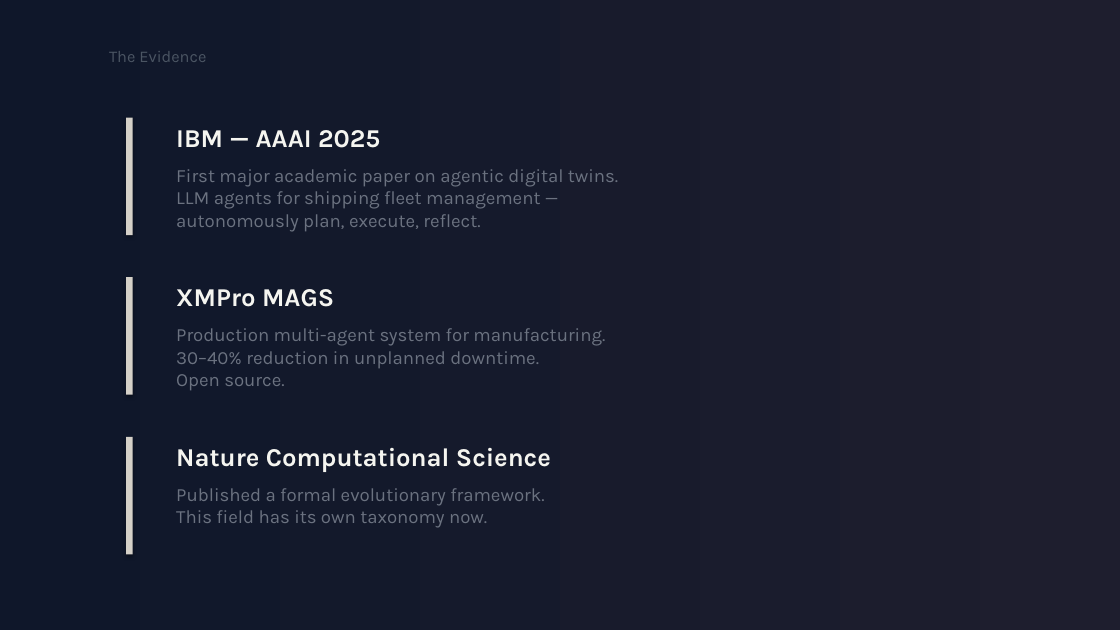
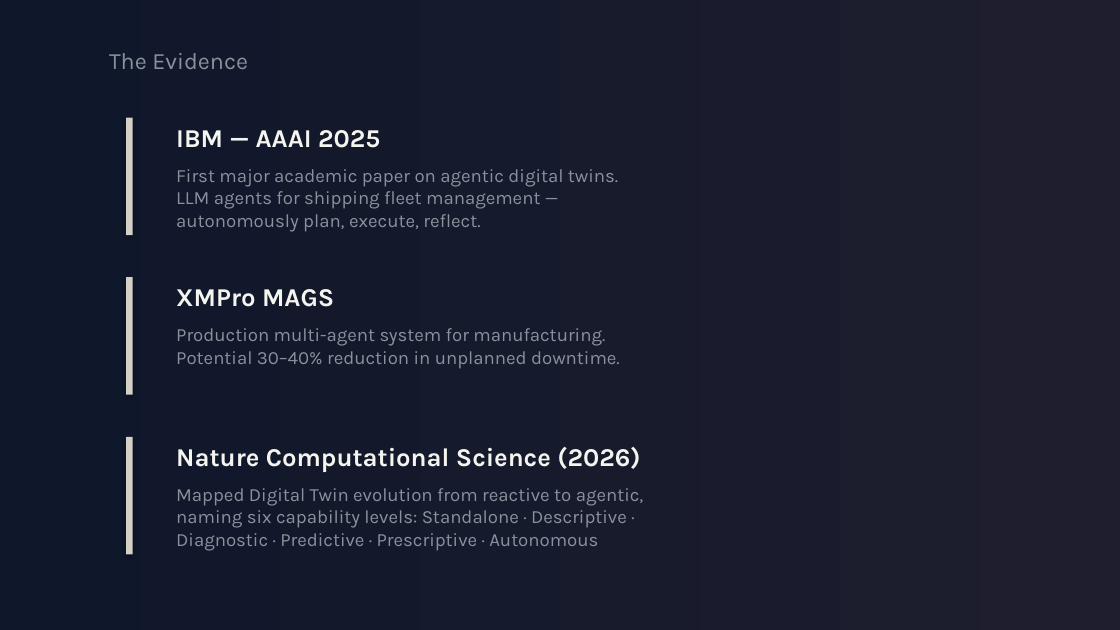
Before and after one commit to Anthony50102/MicroUSPresentation, a slide deck: slide 14 of presentation/presentation-v4-gradient-noir.pptx (slide 13 before the commit). Drawn at 1120x630 pixels with LibreOffice and Linux fonts; fonts in the diff are those of the drawing. Boxes give left, top, right and bottom in pixels: in the first picture for what was removed or moved away, otherwise in the second. Text is boxed around its words. In the diff, an @@ line names an element or a change of style, - is before the commit and + after.

```diff
--- a/presentation/presentation-v4-gradient-noir.pptx
+++ b/presentation/presentation-v4-gradient-noir.pptx
@@ text "The Evidence" at box(109, 53, 248, 69): size 14 to 20 pt, text colour #4B5563 to #8B919C @@
@@ text "First major academic paper on ..." at box(176, 169, 618, 232): text colour #6B7280 to #8B919C @@
@@ text at box(176, 328, 620, 368): text changed; text colour #6B7280 to #8B919C @@
-Production multi-agent system for manufacturing.
-30–40% reduction in unplanned downtime.
-Open source.
+Production multi-agent system for manufacturing.
+Potential 30–40% reduction in unplanned downtime.
@@ text at box(176, 447, 640, 472): text changed @@
-Nature Computational Science
+Nature Computational Science (2026)
@@ text at box(176, 488, 644, 551): text changed; text colour #6B7280 to #8B919C @@
-Published a formal evolutionary framework.
-This field has its own taxonomy now.
+Mapped Digital Twin evolution from reactive to agentic,
+naming six capability levels: Standalone · Descriptive ·
+Diagnostic · Predictive · Prescriptive · Autonomous
```
Also in this commit, not shown: 13 other slides changed, 4 slides added, 2 slides removed, 3 other files.
